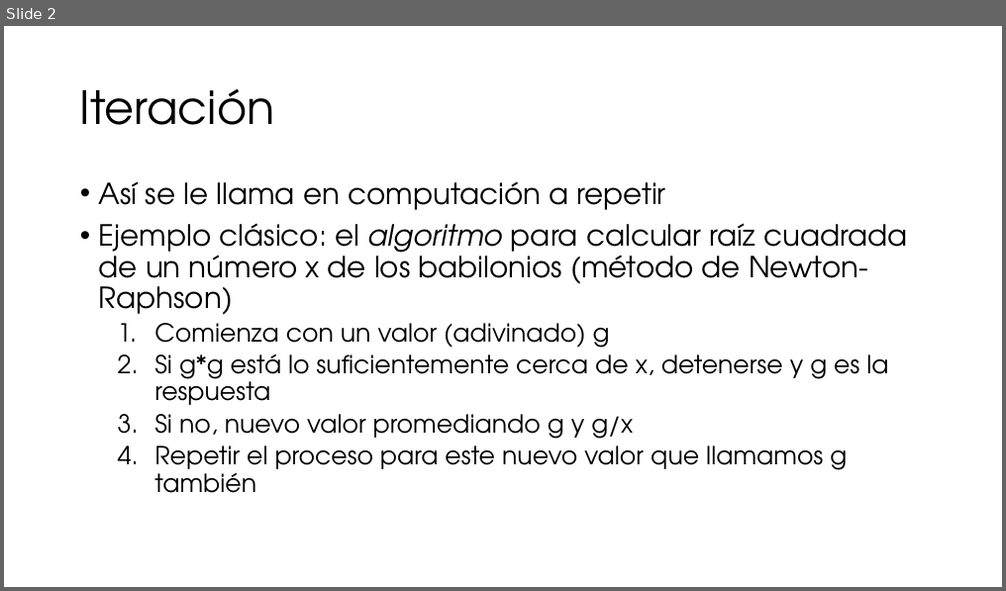
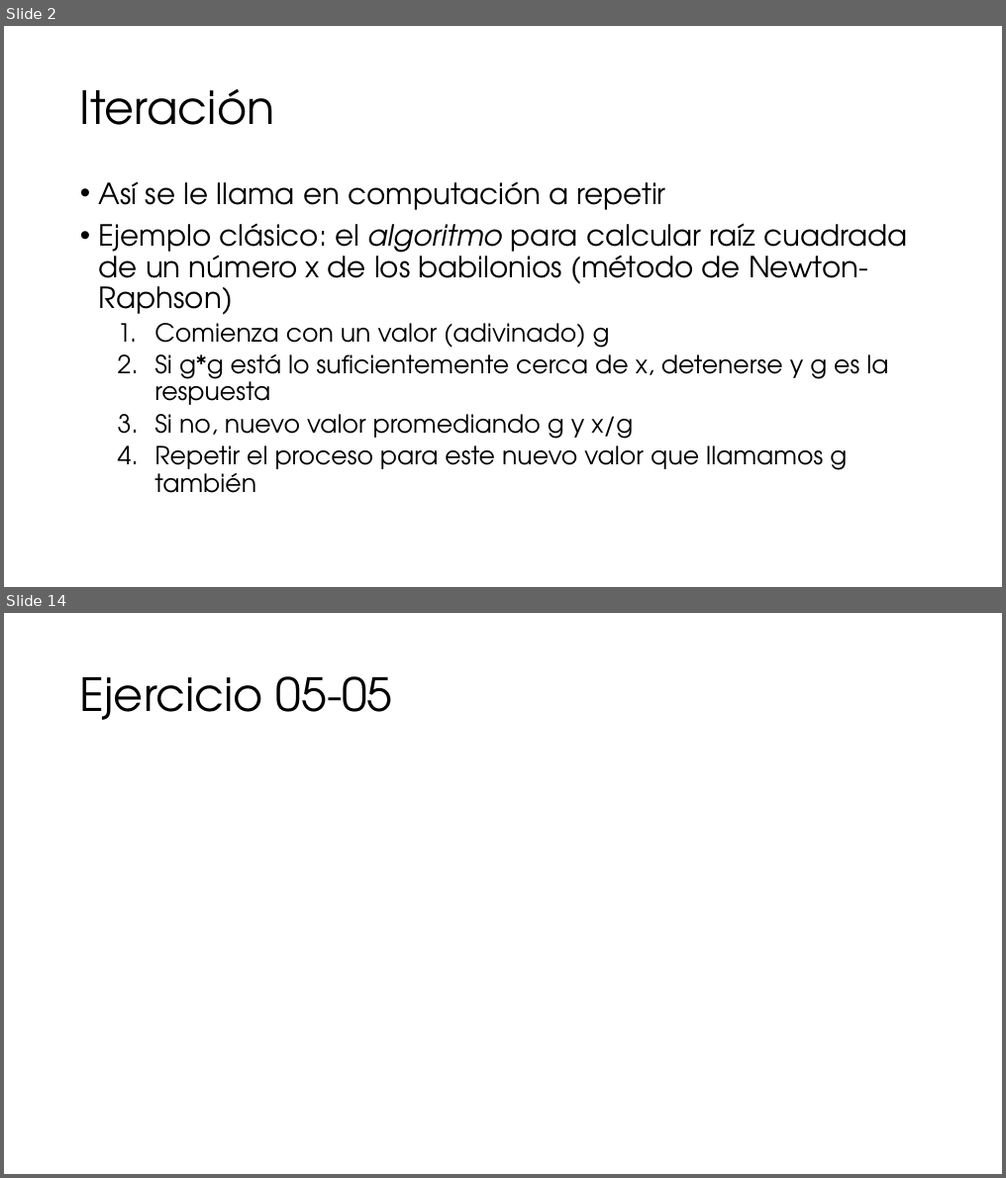
Before and after one commit to ccaballeroh/IntroPython, a slide deck: slides/Programación con Python05.pptx. Shown one above the other, each under a label of ours: slide 2 before the commit, slides 2 and 14 after it; the slides between them are not shown. The pictures are 1006x591 and 1006x1178 pixels, drawn with LibreOffice and Linux fonts; fonts in the diff are those of the drawing. Boxes give left, top, right and bottom in pixels: in the first picture for what was removed or moved away, otherwise in the second. Text is boxed around its words. In the diff, an @@ line names an element or a change of style, - is before the commit and + after.

```diff
--- a/slides/Programación con Python05.pptx
+++ b/slides/Programación con Python05.pptx
@@ slide 14 added at [4,613,1002,1174], background #FFFFFF @@
@@ title added at [80,676,393,720], 44 pt, text #000000 @@
+Ejercicio 05-05
@@ slide 2 changed as well @@
@@ text at [154,414,633,439]: text changed @@
-  3. Si no, nuevo valor promediando g y g/x
+  3. Si no, nuevo valor promediando g y x/g
```
Also in this commit, not shown: 11 other slides added, 1 slide removed.
